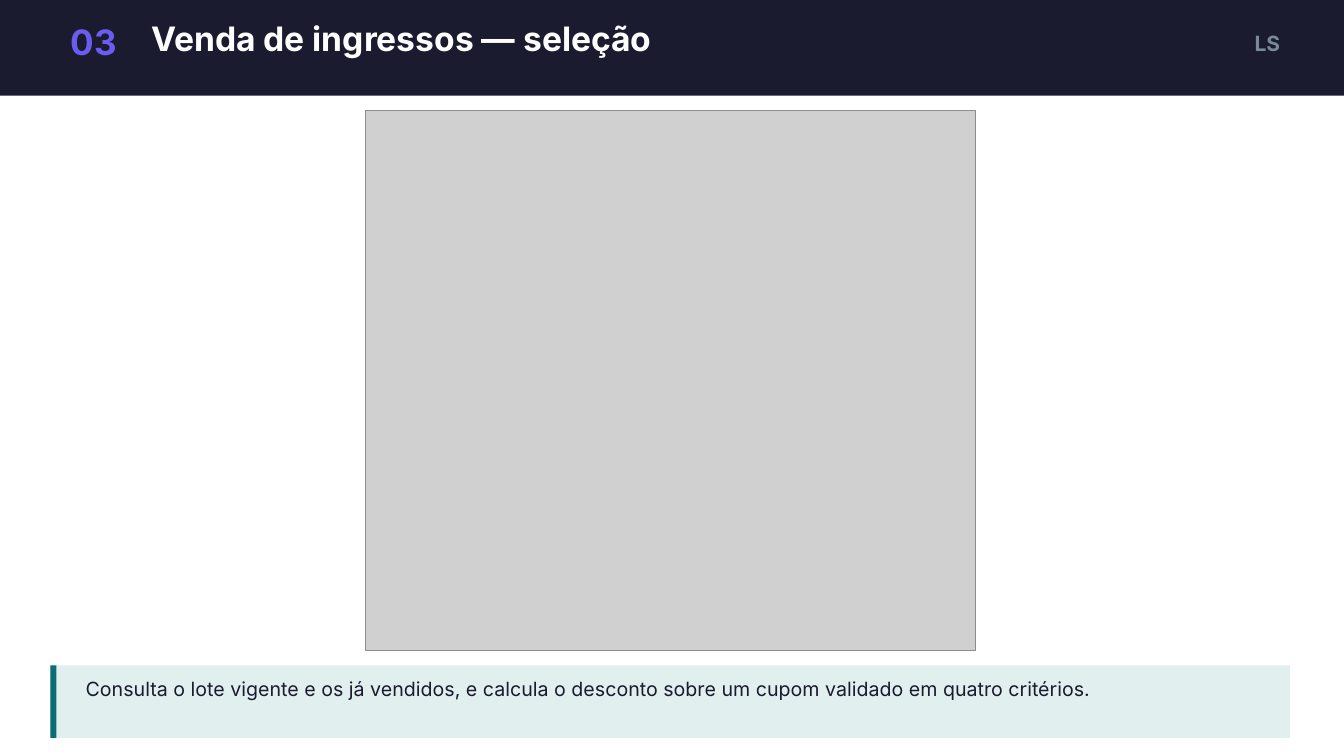
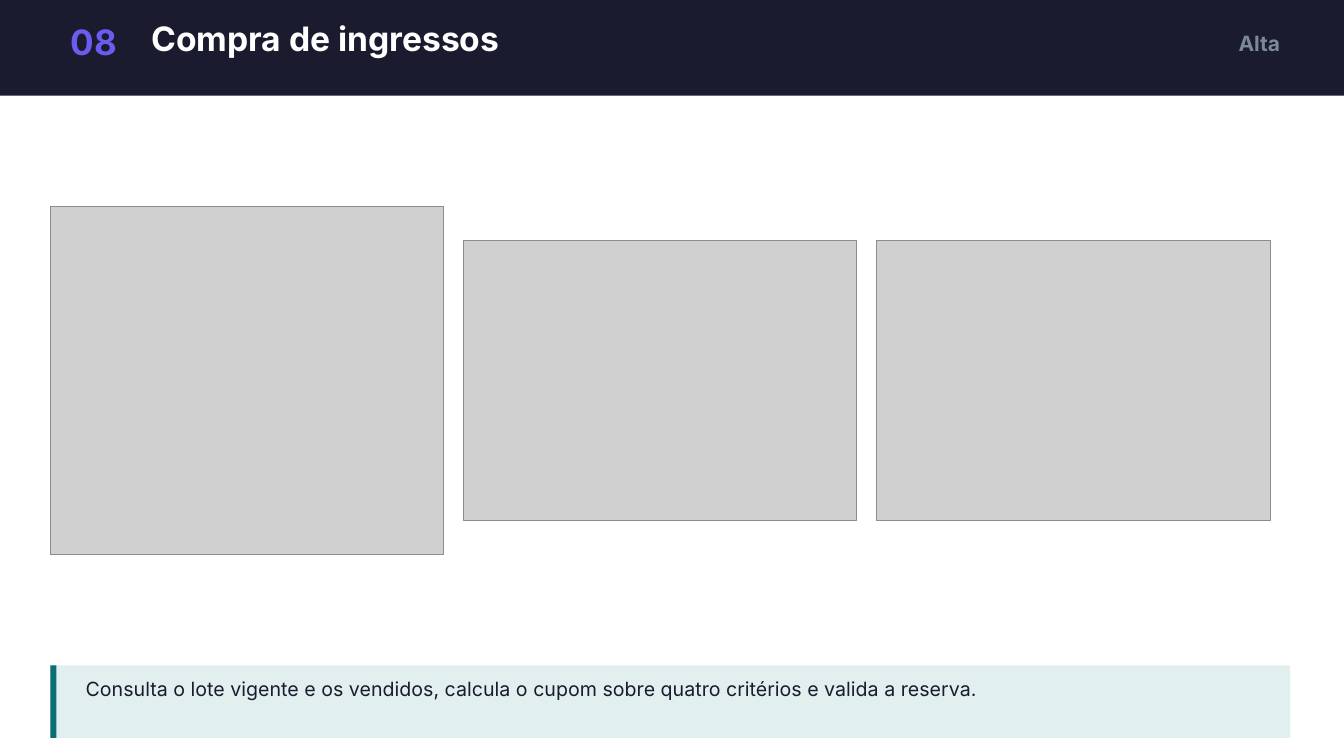
Before and after one commit to dudumalheiros/BilhetePass, a slide deck: slide 12 of docs/slides/BilhetePass-apresentacao.pptx (slide 9 before the commit). Drawn at 1344x756 pixels with LibreOffice and Linux fonts; fonts in the diff are those of the drawing; grey boxes stand for pictures. Boxes give left, top, right and bottom in pixels: in the first picture for what was removed or moved away, otherwise in the second. Text is boxed around its words. In the diff, an @@ line names an element or a change of style, - is before the commit and + after.

```diff
--- a/docs/slides/BilhetePass-apresentacao.pptx
+++ b/docs/slides/BilhetePass-apresentacao.pptx
@@ text at (x1=71, y1=29, x2=117, y2=56): text changed @@
-03
+08
@@ text at (x1=151, y1=25, x2=499, y2=59): text changed @@
-Venda de ingressos — seleção
+Compra de ingressos
@@ text at (x1=1239, y1=36, x2=1281, y2=51): text changed @@
-LS
+Alta
@@ picture resized from (x1=366, y1=111, x2=976, y2=650) to (x1=50, y1=207, x2=444, y2=555) @@
@@ picture added at (x1=464, y1=241, x2=857, y2=520) @@
@@ picture added at (x1=877, y1=241, x2=1270, y2=520) @@
@@ text at (x1=86, y1=681, x2=977, y2=701): text changed @@
-Consulta o lote vigente e os já vendidos, e calcula o desconto sobre um cupom validado em quatro critérios.
+Consulta o lote vigente e os vendidos, calcula o cupom sobre quatro critérios e valida a reserva.
```
Also in this commit, not shown: 5 other slides changed, 9 slides added, 9 slides removed.
